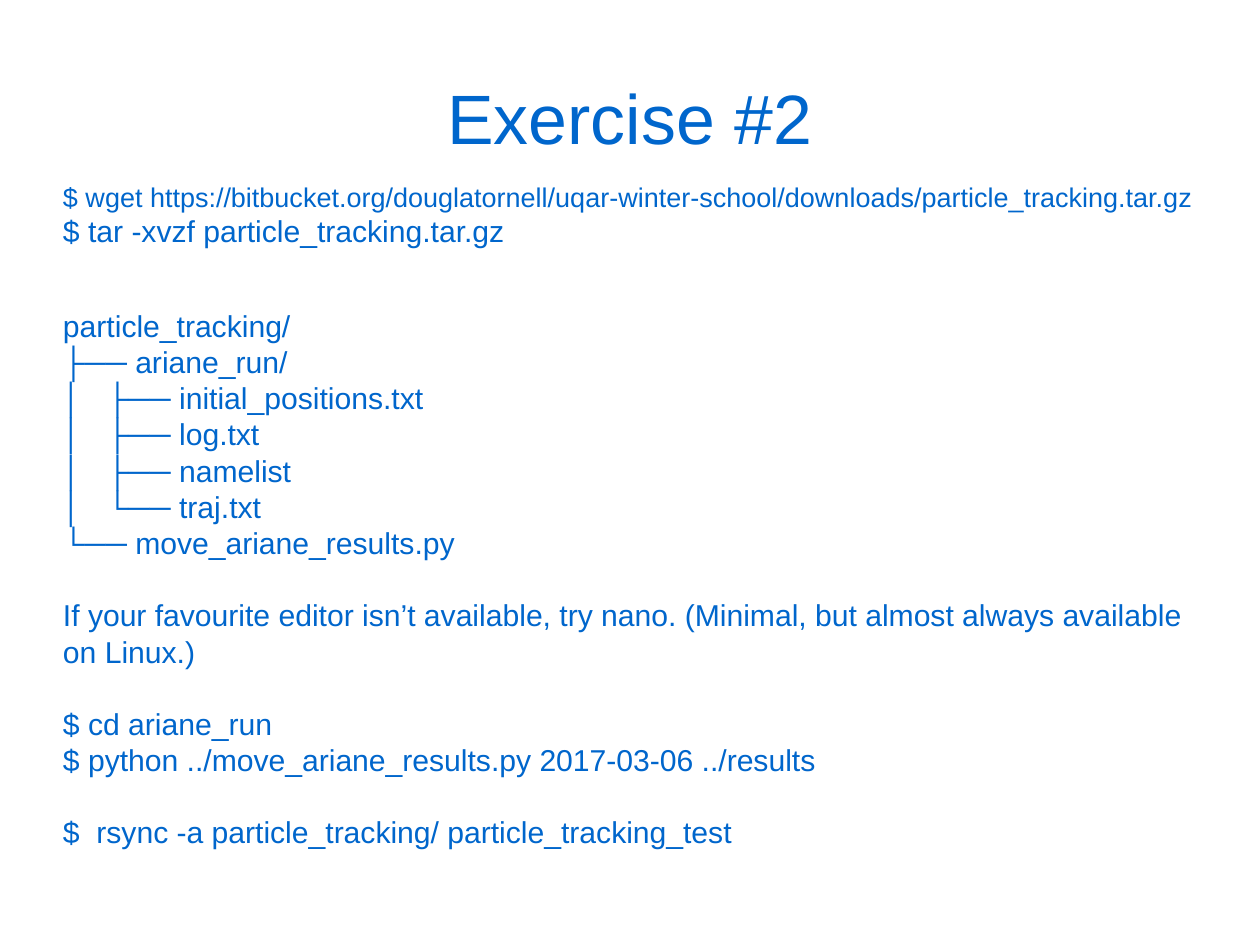
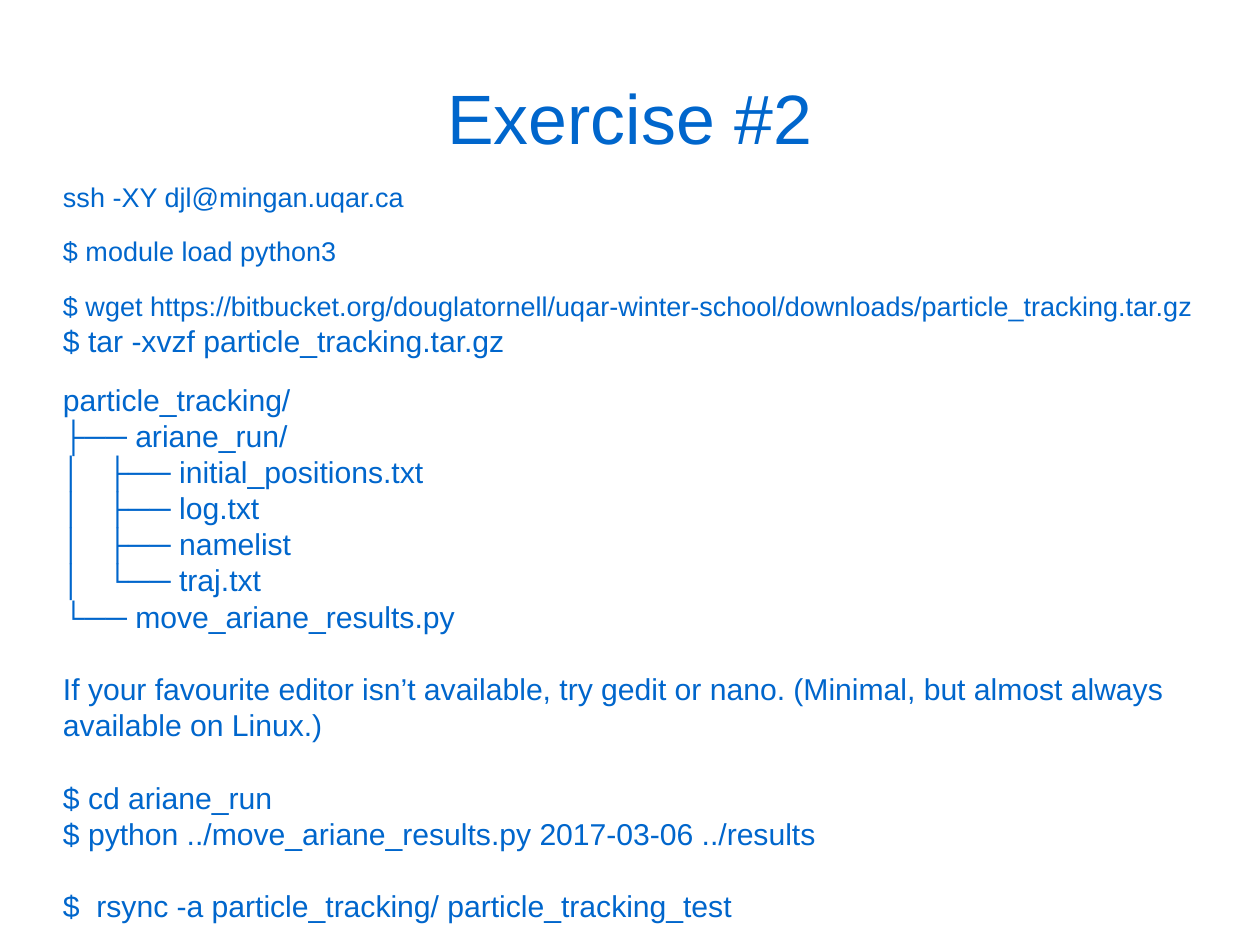
Before and after one commit to douglatornell/UQAR-Winter-School, a slide deck: slide 67 of slides.odp. Drawn at 1260x945 pixels with LibreOffice and Linux fonts; fonts in the diff are those of the drawing. Boxes give left, top, right and bottom in pixels: in the first picture for what was removed or moved away, otherwise in the second. Text is boxed around its words. In the diff, an @@ line names an element or a change of style, - is before the commit and + after.

Commit message:
Add instructions for working on mingan cluster.

```diff
--- a/slides.odp
+++ b/slides.odp
@@ text at box(63, 187, 404, 266): paragraphs added @@
+ssh -XY djl@mingan.uqar.ca
+$ module load python3
@@ text at box(63, 389, 290, 417): more space between paragraphs @@
@@ text at box(63, 678, 1163, 742): text changed @@
-If your favourite editor isn’t available, try nano. (Minimal, but almost always available on Linux.)
+If your favourite editor isn’t available, try gedit or nano. (Minimal, but almost always available on Linux.)
```
